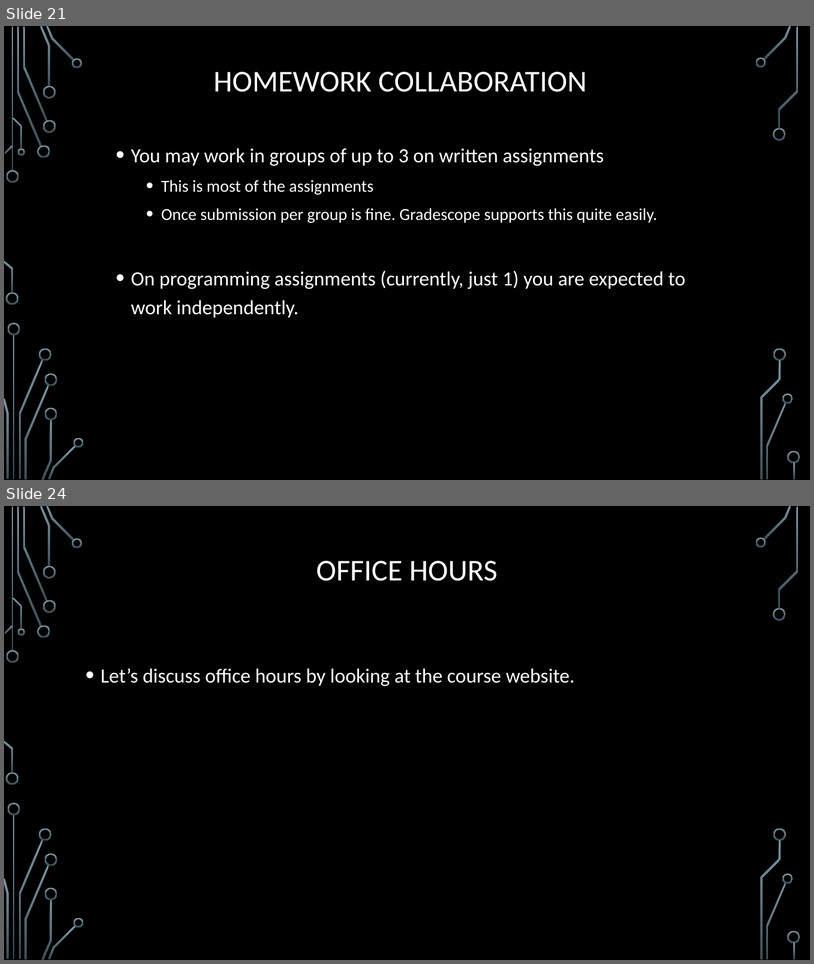
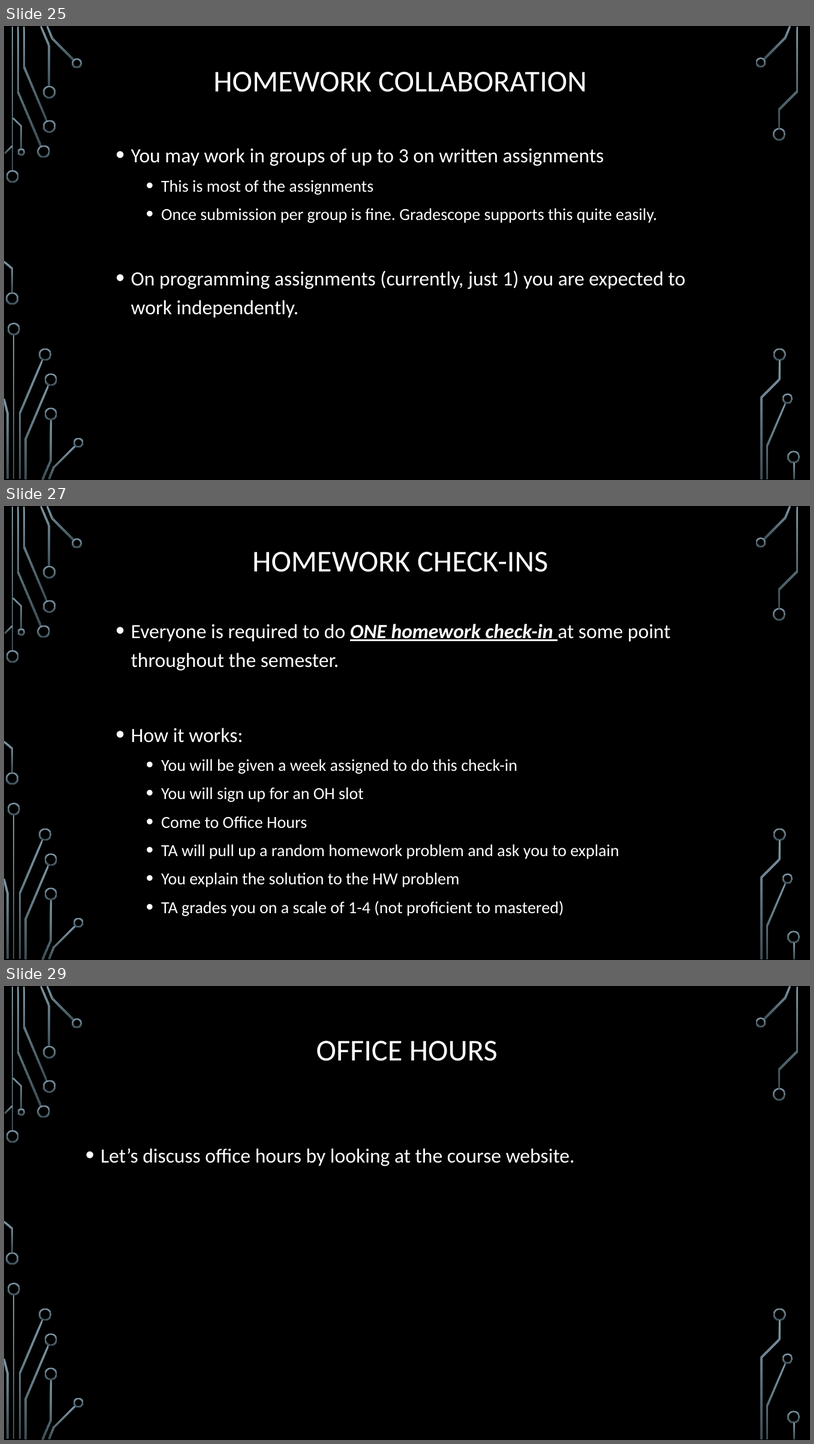
Before and after one commit to markfloryan/dmt2, a slide deck: slides/00-CourseIntroduction.pptx. Shown one above the other, each under a label of ours: slides 21 and 24 before the commit, slides 25, 27 and 29 after it; the slides between them are not shown. The pictures are 814x964 and 814x1444 pixels, drawn with LibreOffice and Linux fonts; fonts in the diff are those of the drawing; background and template pictures are left out. Boxes give left, top, right and bottom in pixels: in the first picture for what was removed or moved away, otherwise in the second. Text is boxed around its words. In the diff, an @@ line names an element or a change of style, - is before the commit and + after.

```diff
--- a/slides/00-CourseIntroduction.pptx
+++ b/slides/00-CourseIntroduction.pptx
@@ slide 27 added at (4, 506, 810, 960), background picture (left out); not listed: 36 template elements that a slide beside it also shows @@
@@ title added at (252, 552, 548, 572), 36 pt, text #FFFFFF @@
+HOMEWORK CHECK-INS
@@ text added at (131, 624, 671, 916), 20 pt, text #FFFFFF @@
+• Everyone is required to do ONE homework check-in at some point throughout the semester.
+• How it works:
+  • You will be given a week assigned to do this check-in
+  • You will sign up for an OH slot
+  • Come to Office Hours
+  • TA will pull up a random homework problem and ask you to explain
+  • You explain the solution to the HW problem
+  • TA grades you on a scale of 1-4 (not proficient to mastered)
@@ what was slide 21 is now slide 25 @@
@@ what was slide 24 is now slide 29 @@
```
Also in this commit, not shown: 11 slides changed, 5 other slides added, 1 slide removed, 10 other files.
